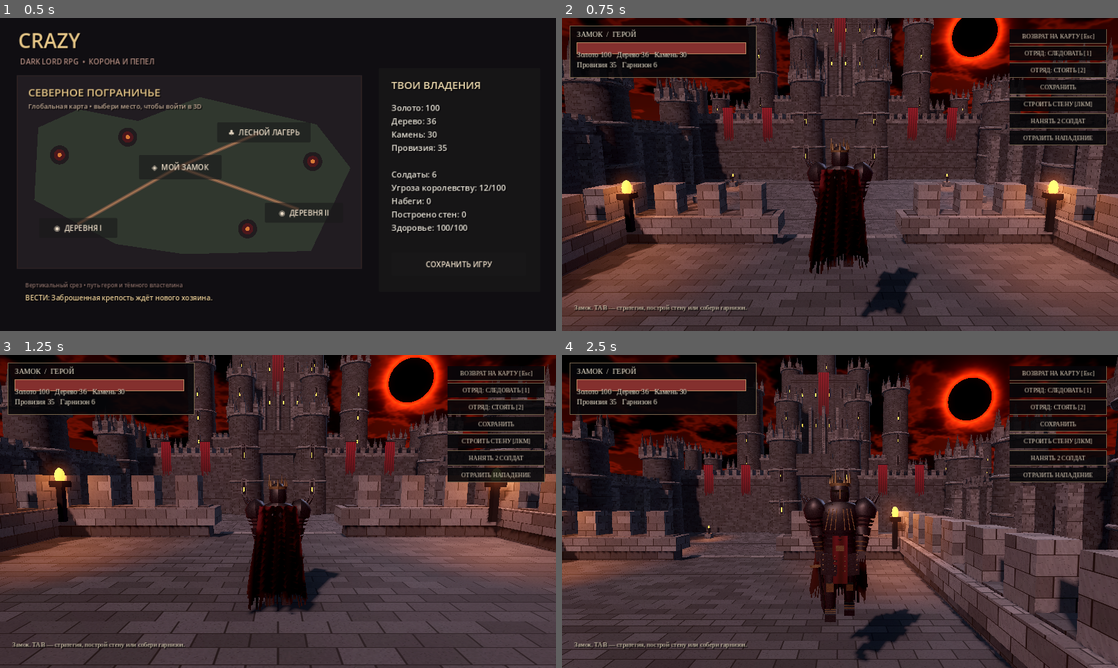
Above: before the commit, frames 1-4 (two rows, left to right).
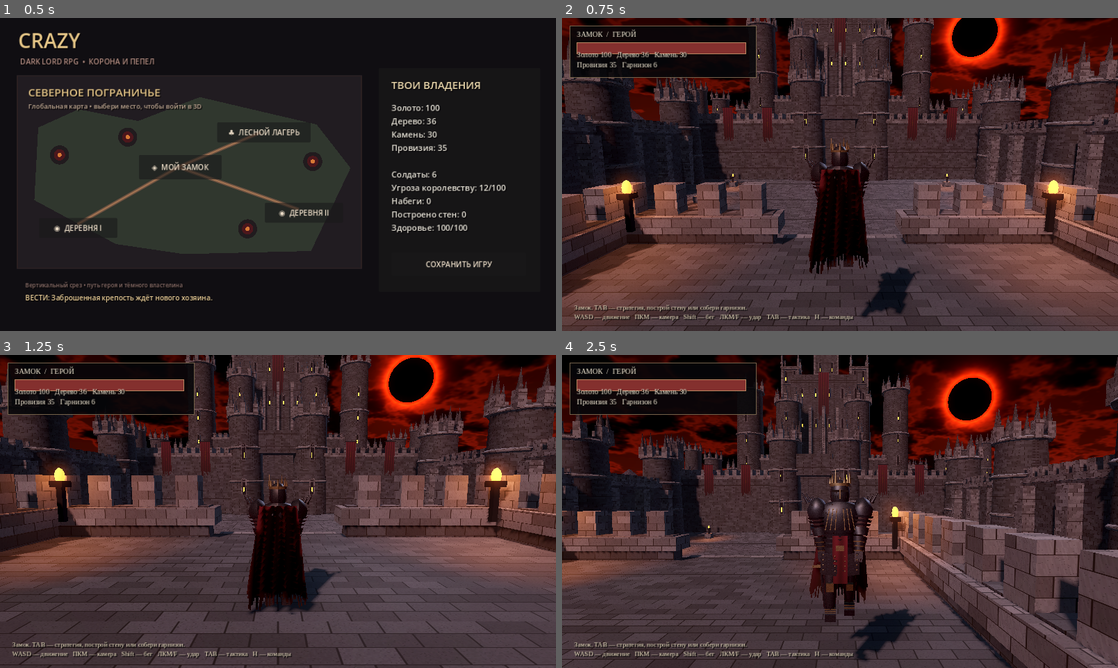
Above: after the commit, the same moments.

Repository: ThrandenSeverest/Crazy
Game: Godot game, scene res://scenes/world_map.tscn
The game is run twice, just before and just after one commit, with the same random seed, the same clock (stepped at 60 frames per second) and the same inputs.
Inputs (mouse positions are in pixels of both pictures, inside the frame that each line leads up to):
- Up to frame 1 (0.5 s): no input
- Up to frame 2 (0.75 s): click "◈ МОЙ ЗАМОК" at 0.5 s
- Up to frame 3 (1.25 s): no input
- Up to frame 4 (2.5 s): tap Enter at 1.25 s; move the mouse to (962, 495) at 1.27 s; hold D 1.28-2.03 s; tap H at 1.35, 2.1 s; click (962, 495) at 1.42 s; tap Space at 1.52, 2.27 s; move the mouse to (728, 527) at 2.02 s; hold S from 2.03 s (still down)

Frame 1 is identical in both runs. In frame 2, 6.8% of the frame differs, in the area x 2-98%, y 0-97%; in frame 3, 6.8%; in frame 4, 7.5%.

Commit message:
art: add gothic belfries, mantle heraldry and readable hero lighting

Diff:
--- a/scripts/character_visual.gd
+++ b/scripts/character_visual.gd
@@ -61,8 +61,8 @@
 	return true
 
 func _build_arm(torso: Node3D, side: float) -> void:
-	var arm := _joint(torso,"Arm"+("L" if side<0 else "R"),Vector3(side*0.34,0.39,0))
-	_shell(arm,[Vector3(-0.12,0.16,0.14),Vector3(0,0.18,0.16),Vector3(0.11,0.11,0.12),Vector3(0.16,0.015,0.025)],steel,8)
+	var arm := _joint(torso,"Arm"+("L" if side<0 else "R"),Vector3(side*0.31,0.39,0))
+	_shell(arm,[Vector3(-0.12,0.15,0.13),Vector3(0,0.17,0.15),Vector3(0.11,0.10,0.11),Vector3(0.16,0.015,0.025)],steel,6)
 	for i in range(3):
 		_shell(arm,[Vector3(-0.13-i*0.055,0.15-i*0.014,0.14-i*0.01),Vector3(-0.10-i*0.055,0.17-i*0.014,0.15-i*0.01)],steel)
 	if role in ["lord","brute"]:
--- a/scripts/fortress_visual.gd
+++ b/scripts/fortress_visual.gd
@@ -39,8 +39,8 @@
 		_tower(Vector3(x,0,-56),4.1,31+absf(x)*0.30)
 	_box(Vector3(0,22,-70),Vector3(20,44,19),stone)
 	for x in [-11.0,11.0]:
-		_tower(Vector3(x,0,-68),3.7,48)
-	_tower(Vector3(0,0,-79),4.0,61)
+		_belfry(Vector3(x,0,-68),5.2,48)
+	_belfry(Vector3(0,0,-79),8.0,61)
 	for x in [-8.0,-4.0,0.0,4.0,8.0]:
 		_box(Vector3(x,17,-59.6),Vector3(0.85,34,1.8),pale)
 		for y in [9.0,18.0,29.0,38.0]:
@@ -55,6 +55,28 @@
 			_box(Vector3(x,0.38,z),Vector3(1.0,0.76,1.0),pale,true)
 			_torch(Vector3(x,0.9,z))
 	_mountains()
+
+func _belfry(at: Vector3, width: float, height: float) -> void:
+	_box(at+Vector3(0,height*0.5,0),Vector3(width,height,width),stone)
+	for side in [-1.0,1.0]:
+		for depth in [-1.0,1.0]:
+			var corner := at+Vector3(side*width*0.5,0,depth*width*0.5)
+			_box(corner+Vector3(0,height*0.5,0),Vector3(0.65,height+2.5,0.65),pale)
+			var spire := CylinderMesh.new()
+			spire.top_radius = 0
+			spire.bottom_radius = 0.55
+			spire.height = 4.5
+			spire.radial_segments = 4
+			var finial := MeshInstance3D.new()
+			finial.mesh = spire
+			finial.position = corner+Vector3(0,height+3.5,0)
+			finial.material_override = pale
+			add_child(finial)
+	for y in range(8,int(height-3),7):
+		_box(at+Vector3(0,y,0),Vector3(width+0.4,0.35,width+0.4),pale)
+		for x in [-0.27,0.27]:
+			_window(at+Vector3(x*width,float(y)+2.3,width*0.5+0.06),0.65,3.6)
+	_box(at+Vector3(0,height,0),Vector3(width+0.8,0.7,width+0.8),pale)
 
 func _terrace() -> void:
 	_box(Vector3(0,3.5,21),Vector3(17,1,14),stone,true)
@@ -164,7 +186,7 @@
 	mesh.subdivide_depth = 16
 	var mat := ShaderMaterial.new()
 	mat.shader = CLOTH
-	mat.set_shader_parameter("cloth_color",Color("#741b2b"))
+	mat.set_shader_parameter("cloth_color",Color("#441923"))
 	mat.set_shader_parameter("wind_strength",0.16)
 	var flag := MeshInstance3D.new()
 	flag.mesh = mesh
@@ -195,7 +217,7 @@
 func _mountains() -> void:
 	var rng := RandomNumberGenerator.new()
 	rng.seed = 1709
-	for i in range(22):
+	for i in range(36):
 		var mesh := CylinderMesh.new()
 		mesh.top_radius = 0
 		mesh.bottom_radius = rng.randf_range(35,65)
@@ -204,6 +226,8 @@
 		var mountain := MeshInstance3D.new()
 		mountain.mesh = mesh
 		mountain.material_override = _stone(Color("#33313e"))
-		mountain.position = Vector3(-240+i*24,-4,-170-rng.randf_range(0,60))
+		var a := i*TAU/36.0
+		var radius := rng.randf_range(190,260)
+		mountain.position = Vector3(sin(a)*radius,-4,cos(a)*radius)
 		mountain.rotation.y = rng.randf()*TAU
 		add_child(mountain)
--- a/scripts/location.gd
+++ b/scripts/location.gd
@@ -123,6 +123,13 @@
 	collision.shape = shape
 	player.add_child(collision)
 	player_visual = _spawn_character_visual(player, "lord")
+	# A restrained, cool bounce makes black armour readable against red dusk.
+	var bounce := OmniLight3D.new()
+	bounce.position = Vector3(1.3,1.8,-2.0)
+	bounce.light_color = Color("#a8b6ce")
+	bounce.light_energy = 0.65
+	bounce.omni_range = 4.5
+	player.add_child(bounce)
 	add_child(player)
 
 func _setup_cameras() -> void:
@@ -199,6 +206,7 @@
 	actions.position = Vector2(1030, 25)
 	actions.size = Vector2(224, 330)
 	actions.add_theme_constant_override("separation", 5)
+	actions.visible = false
 	root.add_child(actions)
 	_add_action("ВОЗВРАТ НА КАРТУ [Esc]", _return_to_map)
 	_add_action("ОТРЯД: СЛЕДОВАТЬ [1]", _order_follow)
@@ -475,6 +483,7 @@
 
 func _set_tactics(enabled: bool) -> void:
 	tactics = enabled
+	actions.visible = enabled
 	if not enabled:
 		building = false
 	camera_rig.set_mode(enabled)
@@ -546,6 +555,8 @@
 				enemy_visual.set_motion(true)
 		elif enemy_hit_timer <= 0.0:
 			Game.take_damage(5)
+			if player_visual != null:
+				player_visual.hit()
 			enemy_hit_timer = 1.3
 			if enemy_visual != null:
 				enemy_visual.attack()
@@ -613,6 +624,9 @@
 	_refresh()
 
 func _unhandled_input(event: InputEvent) -> void:
+	if event is InputEventKey and event.pressed and not event.echo and event.keycode==KEY_H:
+		actions.visible = not actions.visible
+		return
 	if event is InputEventMouseMotion:
 		camera_rig.mouse_move(event.relative, Input.is_mouse_button_pressed(MOUSE_BUTTON_RIGHT), Input.is_mouse_button_pressed(MOUSE_BUTTON_MIDDLE), Input.is_key_pressed(KEY_SHIFT))
 		return
@@ -717,7 +731,7 @@
 
 func _message(text: String) -> void:
 	if info != null:
-		info.text = text
+		info.text = text+"\nWASD — движение   ПКМ — камера   Shift — бег   ЛКМ/F — удар   TAB — тактика   H — команды"
 
 func _refresh() -> void:
 	if hud == null:
--- a/shaders/tattered_cloth.gdshader
+++ b/shaders/tattered_cloth.gdshader
@@ -13,6 +13,12 @@
  float dirt = 1.0 - UV.y * 0.48;
  float tear = fract(sin(floor(UV.x * 47.0) * 127.1) * 43758.5);
  if (UV.y > 0.86 + tear * 0.14) { discard; }
- ALBEDO = cloth_color.rgb * (fold + weave) * dirt;
+ vec3 fabric = cloth_color.rgb * (fold + weave) * dirt;
+ float trunk = (1.0-step(0.012,abs(UV.x-0.5)))*step(0.20,UV.y)*(1.0-step(0.57,UV.y));
+ float wings = (1.0-step(0.012,abs(abs(UV.x-0.5)-(0.55-UV.y)*0.60)))*step(0.22,UV.y)*(1.0-step(0.51,UV.y));
+ float crown = (1.0-step(0.012,abs(abs(UV.x-0.5)-(UV.y-0.14)*1.1)))*step(0.14,UV.y)*(1.0-step(0.22,UV.y));
+ float crest = max(max(trunk,wings),crown);
+ float wear = step(0.23,fract(sin(dot(floor(UV*160.0),vec2(127.1,311.7)))*43758.5453));
+ ALBEDO = mix(fabric,vec3(0.24,0.16,0.08)*(fold+weave),crest*wear*0.68);
  ROUGHNESS = 0.98;
 }
Not shown, changed: README.md
